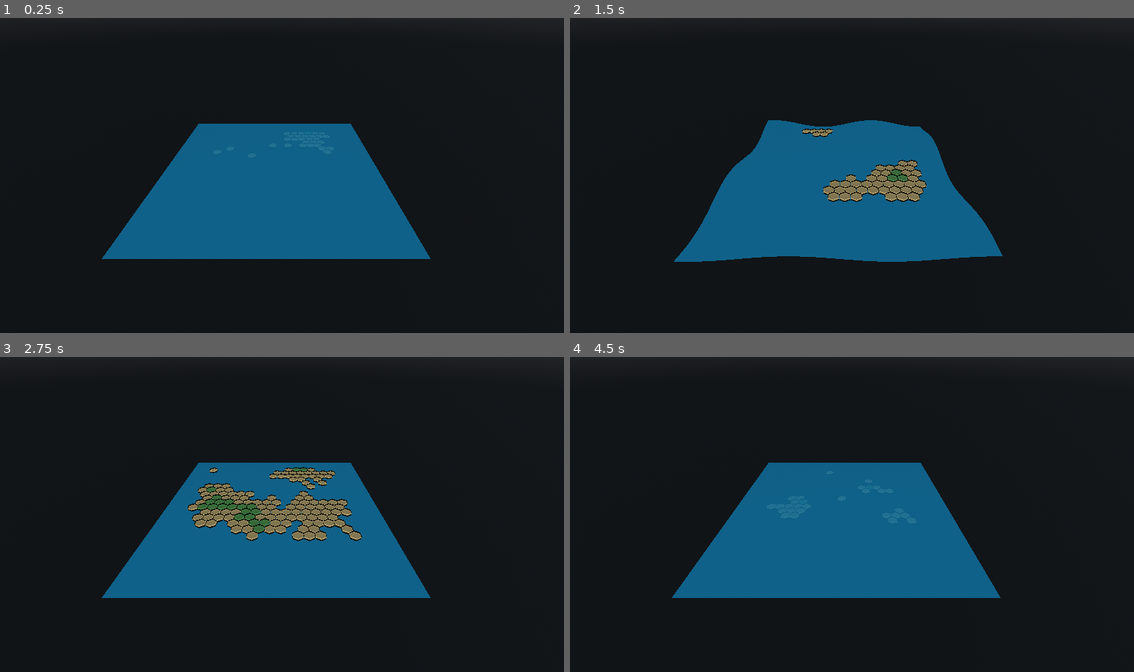
Above: before the commit, frames 1-4 (two rows, left to right).
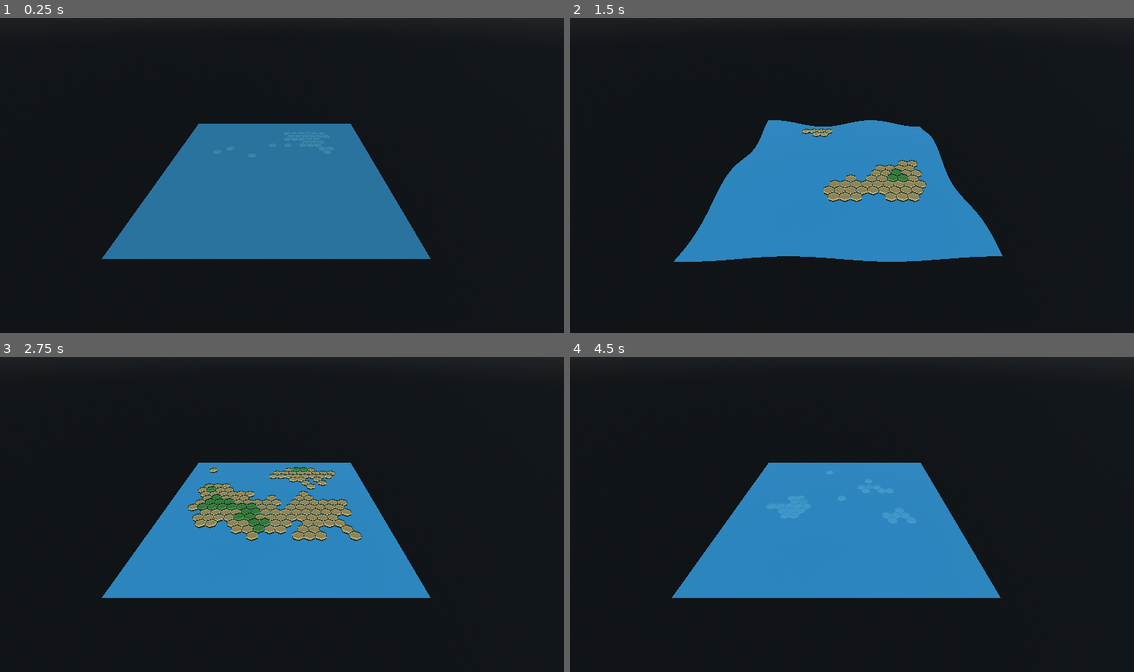
Above: after the commit, the same moments.

Repository: rfdickerson/new-game-project
Game: Godot game, scene res://node_3d.tscn
Two runs of this game, one before a commit and one after it. Both use one fixed random seed, a clock stepped at 60 frames per second and the inputs below.
Inputs:
- Up to frame 1 (0.25 s): no input
- Up to frame 2 (1.5 s): tap Enter at 0.5 s; hold W 0.53-1.28 s; tap G at 0.6 s; tap Q at 0.8, 1.35 s; hold A from 1.28 s (still down)
- Up to frame 3 (2.75 s): tap L at 1.55, 2.1 s; release A at 2.03 s; hold W from 2.03 s (still down); tap O at 2.3 s
- Up to frame 4 (4.5 s): tap Space at 2.75, 4.25 s; tap O at 2.85 s; tap N at 3.05, 3.6 s; tap Enter at 3.5 s; release W at 3.53 s; hold A from 3.53 s (still down); tap G at 3.8, 4.35 s

The runs differ from the first frame. In frame 1, 18% of the frame differs, in the area x 18-77%, y 33-77%; in frame 2, 17%; in frame 3, 16%; in frame 4, 18%.

Commit message:
more changes

Diff:
--- a/hexagon_grid.gd
+++ b/hexagon_grid.gd
@@ -4,7 +4,7 @@
 @export var hex_radius: float = 0.5  ## Radius of each hexagon
 @export var grid_width: int = 10  ## Number of hexagons in width
 @export var grid_height: int = 10  ## Number of hexagons in height
-@export var hex_height: float = 0.05  ## Height/thickness of hexagon tiles
+@export var hex_height: float = 0.15  ## Height/thickness of hexagon tiles
 @export var gap_size: float = 0.02  ## Gap between hexagons
 @export var auto_generate: bool = true
 
@@ -107,18 +107,18 @@
 				# Beach / sand
 				hex_color = color_sand
 				y_offset = 0.0
-			elif height < (1.0 - land_percentage + 0.5):
+			elif height < (1.0 - land_percentage + 0.45):
 				# Grassland
 				hex_color = color_grass
-				y_offset = 0.05
+				y_offset = 0.08
 			elif height < (1.0 - land_percentage + 0.7):
 				# Forest
 				hex_color = color_forest
-				y_offset = 0.1
+				y_offset = 0.22
 			else:
 				# Mountains
 				hex_color = color_mountain
-				y_offset = 0.2
+				y_offset = 0.35
 
 			# Only create hexagon for land tiles (skip water)
 			if not is_water:
--- a/node_3d.tscn
+++ b/node_3d.tscn
@@ -47,11 +47,12 @@
 noise_scale = 0.12
 
 [node name="ReflectionProbe" type="ReflectionProbe" parent="."]
-transform = Transform3D(1, 0, 0, 0, 1, 0, 0, 0, 1, 0, 5, 0)
-update_mode = 1
-intensity = 1.1
-size = Vector3(30, 20, 30)
+transform = Transform3D(1, 0, 0, 0, 1, 0, 0, 0, 1, 0, 2, 0)
+update_mode = 0
+intensity = 1.2
+size = Vector3(30, 25, 30)
 box_projection = true
+origin_offset = Vector3(0, -1, 0)
 
 [node name="Camera3D" type="Camera3D" parent="."]
 transform = Transform3D(1, 0, 0, 0, 0.8038565, 0.5948226, 0, -0.5948226, 0.8038565, 0.96, 12, 18)
--- a/plane_controller.gd
+++ b/plane_controller.gd
@@ -1,11 +1,14 @@
 extends Node3D
 
 ## Example controller to demonstrate dynamic plane manipulation
+
+const WATER_SHADER := preload("res://water_reflection.gdshader")
 
 @onready var plane = $SubdividedPlane
 @onready var hex_grid = $HexagonGrid
 
 func _ready():
+	_apply_water_shader()
 	print("=== CONTROLS ===")
 	print("Water Plane:")
 	print("  [1] - Decrease subdivisions")
@@ -125,6 +128,31 @@
 				hex_grid.generate_hex_grid()
 				print("Noise scale: %.2f (lower = larger landmasses)" % hex_grid.noise_scale)
 
+func _get_sky_color() -> Color:
+	var env = get_world_3d().environment
+	if env and env.sky and env.sky is PhysicalSkyMaterial:
+		return env.sky.sky_top_color
+	return Color(0.38, 0.65, 0.88)
+
+func _apply_water_shader():
+	var shader_material = ShaderMaterial.new()
+	shader_material.shader = WATER_SHADER
+
+	var base_color_vec = Vector3(0.06, 0.35, 0.5)
+	if plane.material_override is StandardMaterial3D:
+		var existing = plane.material_override as StandardMaterial3D
+		base_color_vec = Vector3(existing.albedo_color.r, existing.albedo_color.g, existing.albedo_color.b)
+
+	shader_material.set_shader_parameter("base_color", base_color_vec)
+	var sky_color = _get_sky_color()
+	shader_material.set_shader_parameter("sky_color", Vector3(sky_color.r, sky_color.g, sky_color.b))
+	shader_material.set_shader_parameter("alpha", 0.85)
+	shader_material.set_shader_parameter("reflection_strength", 0.3)  # Reduced for more subtle reflection
+	shader_material.set_shader_parameter("fresnel_power", 2.4)
+
+	plane.material_override = shader_material
+	plane.generate_plane()
+
 func animate_waves():
 	"""Example of animating the plane vertices with a wave effect"""
 	var arrays = []
--- /dev/null
+++ b/water_reflection.gdshader
@@ -0,0 +1,29 @@
+shader_type spatial;
+render_mode cull_disabled, depth_draw_always, blend_mix;
+
+uniform vec3 base_color = vec3(0.06, 0.35, 0.5);
+uniform vec3 sky_color = vec3(0.38, 0.65, 0.88);
+uniform float reflection_strength : hint_range(0.0, 1.0) = 0.65;
+uniform float fresnel_power : hint_range(0.5, 5.0) = 2.5;
+uniform float alpha : hint_range(0.0, 1.0) = 0.85;
+
+void fragment() {
+    vec3 normal = normalize(NORMAL);
+    vec3 view_dir = normalize(-VIEW);
+
+    // Calculate fresnel for edge reflection
+    float fresnel = pow(clamp(1.0 - dot(view_dir, normal), 0.0, 1.0), fresnel_power);
+
+    // Use base color as foundation
+    vec3 final_color = base_color;
+
+    // Blend with sky color based on fresnel (this simulates sky reflection)
+    final_color = mix(final_color, sky_color, fresnel * reflection_strength);
+
+    ALBEDO = final_color;
+    // Set metallic and roughness for PBR reflections to work
+    // Lower roughness = more mirror-like, allowing reflection probes to show through
+    METALLIC = 0.15;
+    ROUGHNESS = 0.05;  // Very smooth surface for clear reflections
+    ALPHA = alpha;
+}
Not shown, added: water_reflection.gdshader.uid
